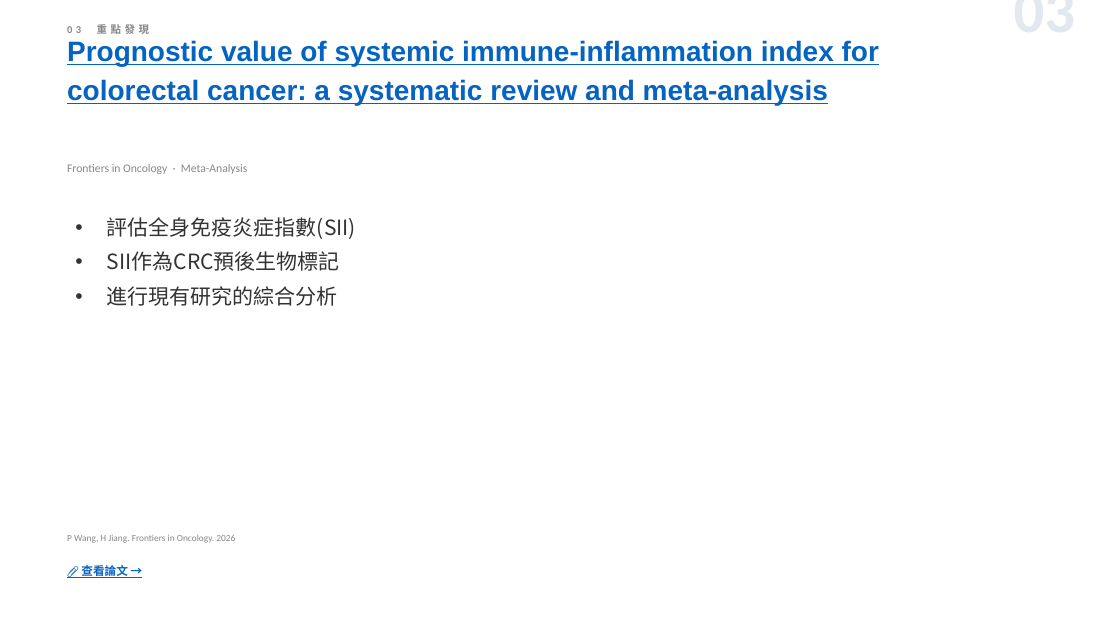
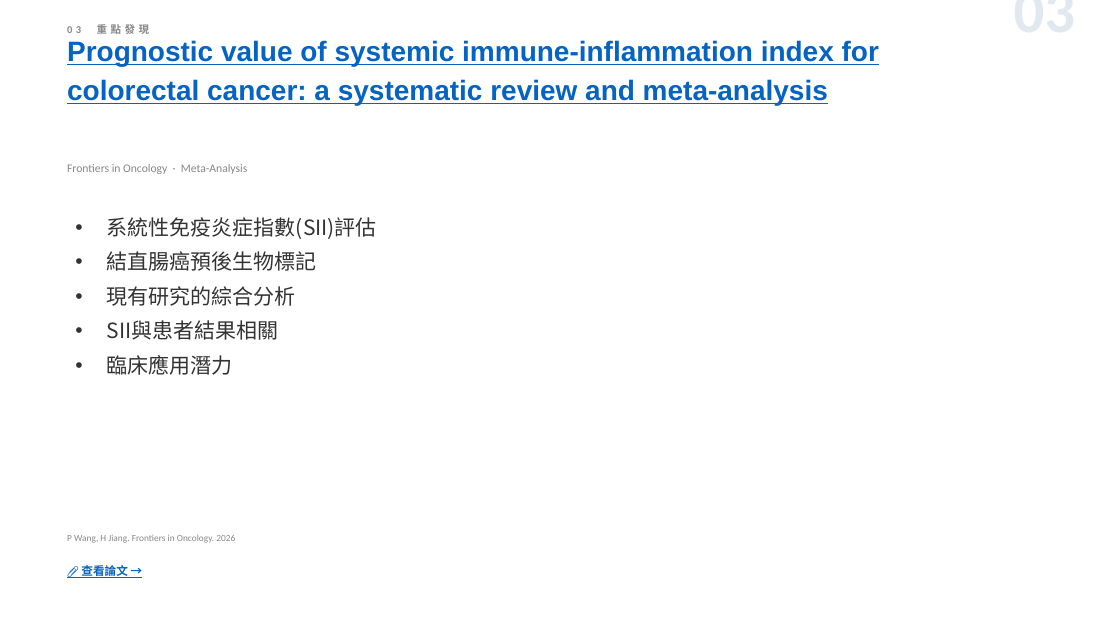
Before and after one commit to jejenhu-maker/colorectal-weekly-digest, a slide deck: slide 5 of docs/digest-zh.pptx. Drawn at 1120x630 pixels with LibreOffice and Linux fonts; fonts in the diff are those of the drawing. Boxes give left, top, right and bottom in pixels: in the first picture for what was removed or moved away, otherwise in the second. Text is boxed around its words. In the diff, an @@ line names an element or a change of style, - is before the commit and + after.

```diff
--- a/docs/digest-zh.pptx
+++ b/docs/digest-zh.pptx
@@ text at (107,217,377,375): text changed @@
-• 評估全身免疫炎症指數(SII)
-• SII作為CRC預後生物標記
-• 進行現有研究的綜合分析
+• 系統性免疫炎症指數(SII)評估
+• 結直腸癌預後生物標記
+• 現有研究的綜合分析
+• SII與患者結果相關
+• 臨床應用潛力
```
Also in this commit, not shown: 13 other slides changed, 2 other files.
